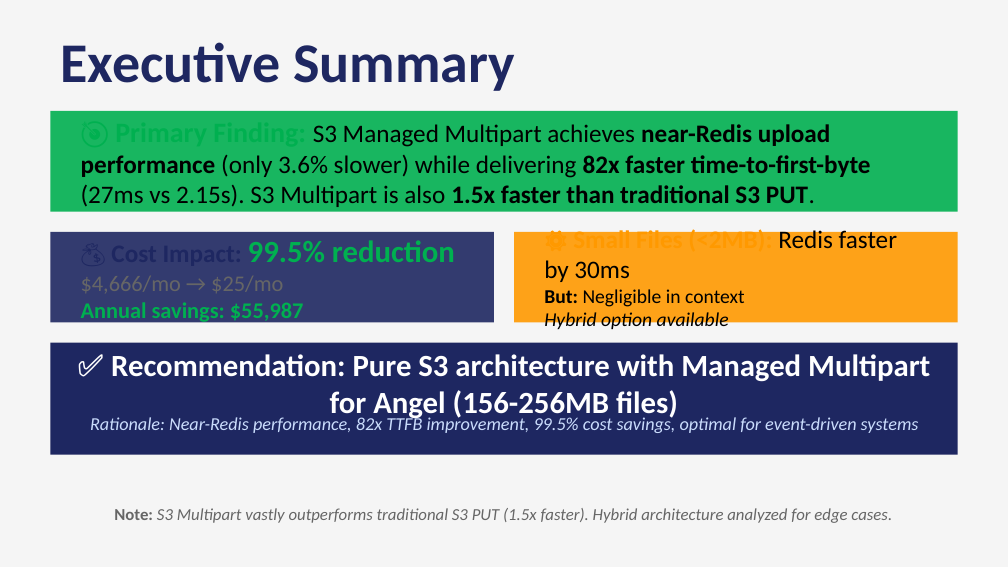
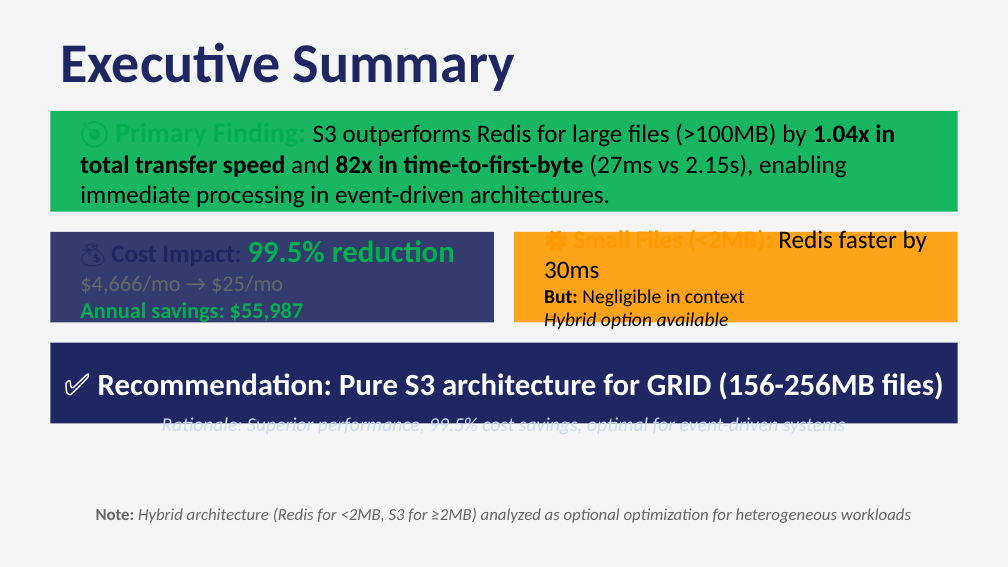
Before and after one commit to angelbus/tekton-api, a slide deck: slide 3 of docs/Redis vs s3 complete analysis.pptx. Drawn at 1008x567 pixels with LibreOffice and Linux fonts; fonts in the diff are those of the drawing. Boxes give left, top, right and bottom in pixels: in the first picture for what was removed or moved away, otherwise in the second. Text is boxed around its words. In the diff, an @@ line names an element or a change of style, - is before the commit and + after.

```diff
--- a/docs/Redis vs s3 complete analysis.pptx
+++ b/docs/Redis vs s3 complete analysis.pptx
@@ text at [80,124,895,208]: text changed; bold off @@
-🎯 Primary Finding: S3 Managed Multipart achieves near-Redis upload performance (only 3.6% slower) while delivering 82x faster time-to-first-byte (27ms vs 2.15s). S3 Multipart is also 1.5x faster than traditional S3 PUT.
+🎯 Primary Finding: S3 outperforms Redis for large files (>100MB) by 1.04x in total transfer speed and 82x in time-to-first-byte (27ms vs 2.15s), enabling immediate processing in event-driven architectures.
@@ text "⚙️ Small Files (<2MB): Redis ..." rewrapped from [544,228,897,332] to [544,228,927,332] @@
@@ rectangle: place and size @@
-rectangle at [50,343,958,455]
+rectangle at [50,343,958,423]
@@ text at [98,372,944,400]: text changed @@
-✅ Recommendation: Pure S3 architecture with Managed Multipart for Angel (156-256MB files)
+✅ Recommendation: Pure S3 architecture for GRID (156-256MB files)
@@ text at [162,415,845,424]: text changed; size 13 to 14 pt @@
-Rationale: Near-Redis performance, 82x TTFB improvement, 99.5% cost savings, optimal for event-driven systems
+Rationale: Superior performance, 99.5% cost savings, optimal for event-driven systems
@@ text at [96,508,911,523]: text changed @@
-Note: S3 Multipart vastly outperforms traditional S3 PUT (1.5x faster). Hybrid architecture analyzed for edge cases.
+Note: Hybrid architecture (Redis for <2MB, S3 for ≥2MB) analyzed as optional optimization for heterogeneous workloads
```
Also in this commit, not shown: 14 other slides changed.
